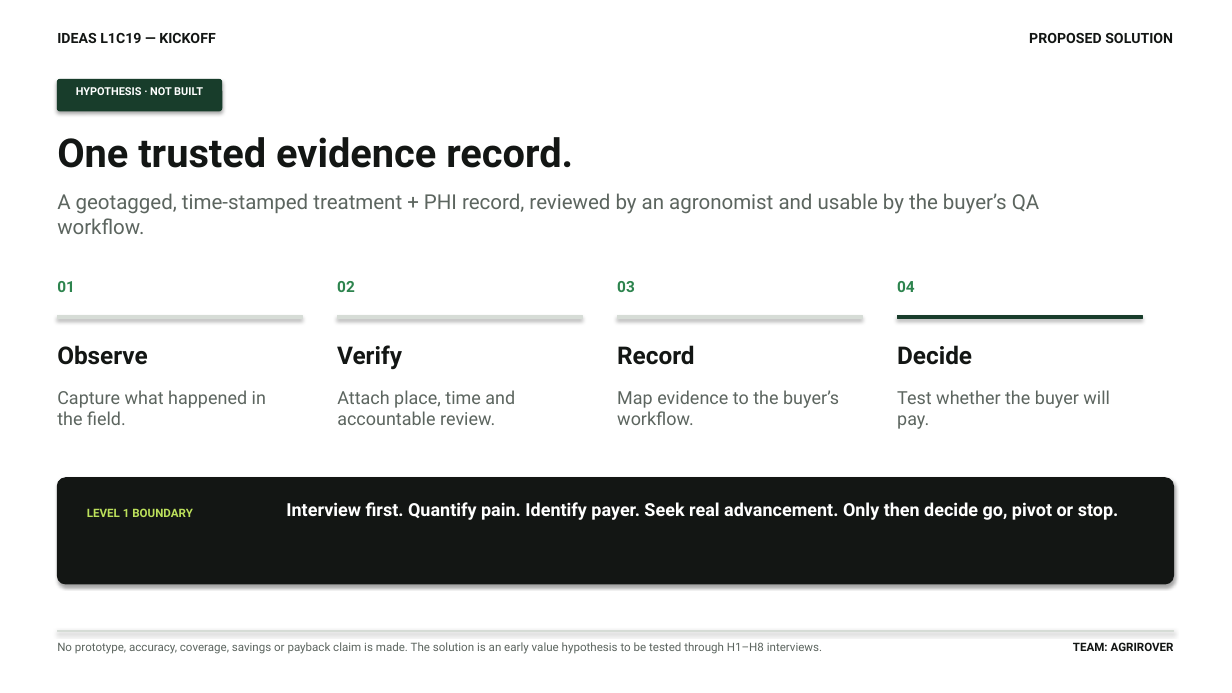
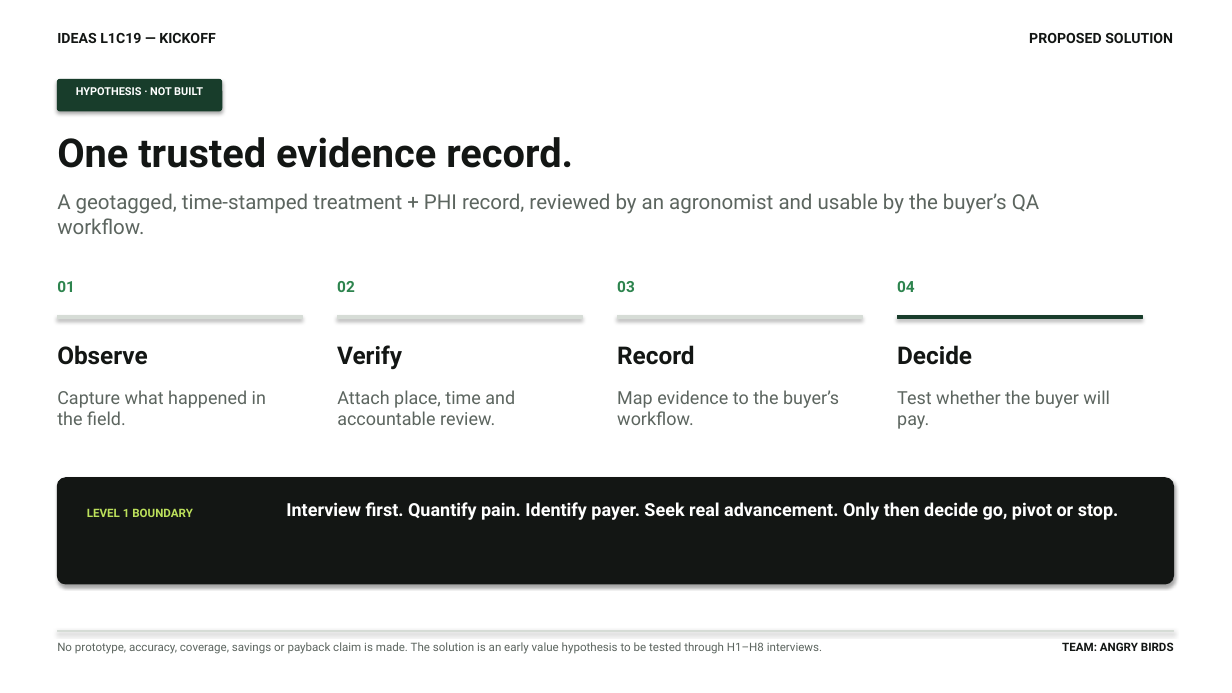
Before and after one commit to aman123825/agrobot, a slide deck: slide 3 of docs/AgriRover_IDEAS_Level_1_Kickoff_14_Aug_2026.pptx. Drawn at 1232x693 pixels with LibreOffice and Linux fonts; fonts in the diff are those of the drawing. Boxes give left, top, right and bottom in pixels: in the first picture for what was removed or moved away, otherwise in the second. Text is boxed around its words. In the diff, an @@ line names an element or a change of style, - is before the commit and + after.

```diff
--- a/docs/AgriRover_IDEAS_Level_1_Kickoff_14_Aug_2026.pptx
+++ b/docs/AgriRover_IDEAS_Level_1_Kickoff_14_Aug_2026.pptx
@@ text at <box>1062,642,1174,651</box>: text changed @@
-TEAM: AGRIROVER
+TEAM: ANGRY BIRDS
```
Also in this commit, not shown: 4 other slides changed, 1 other file.
